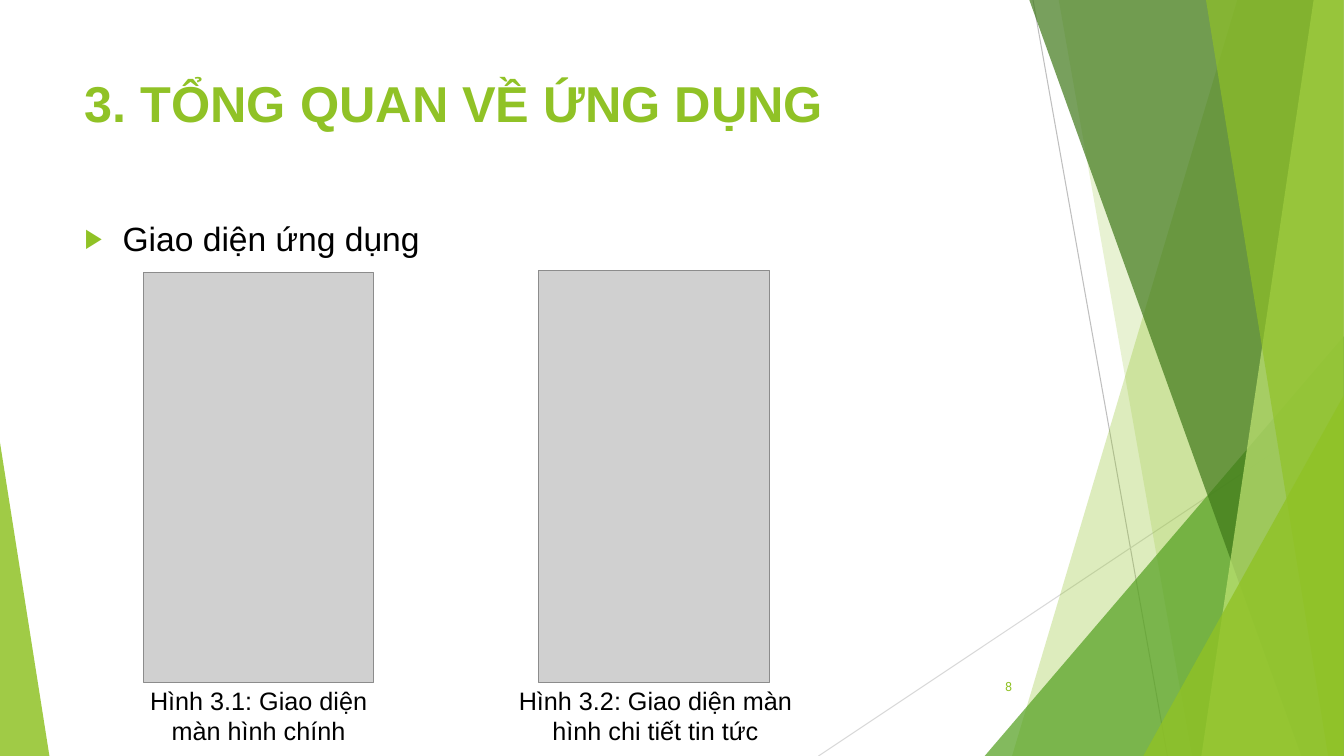
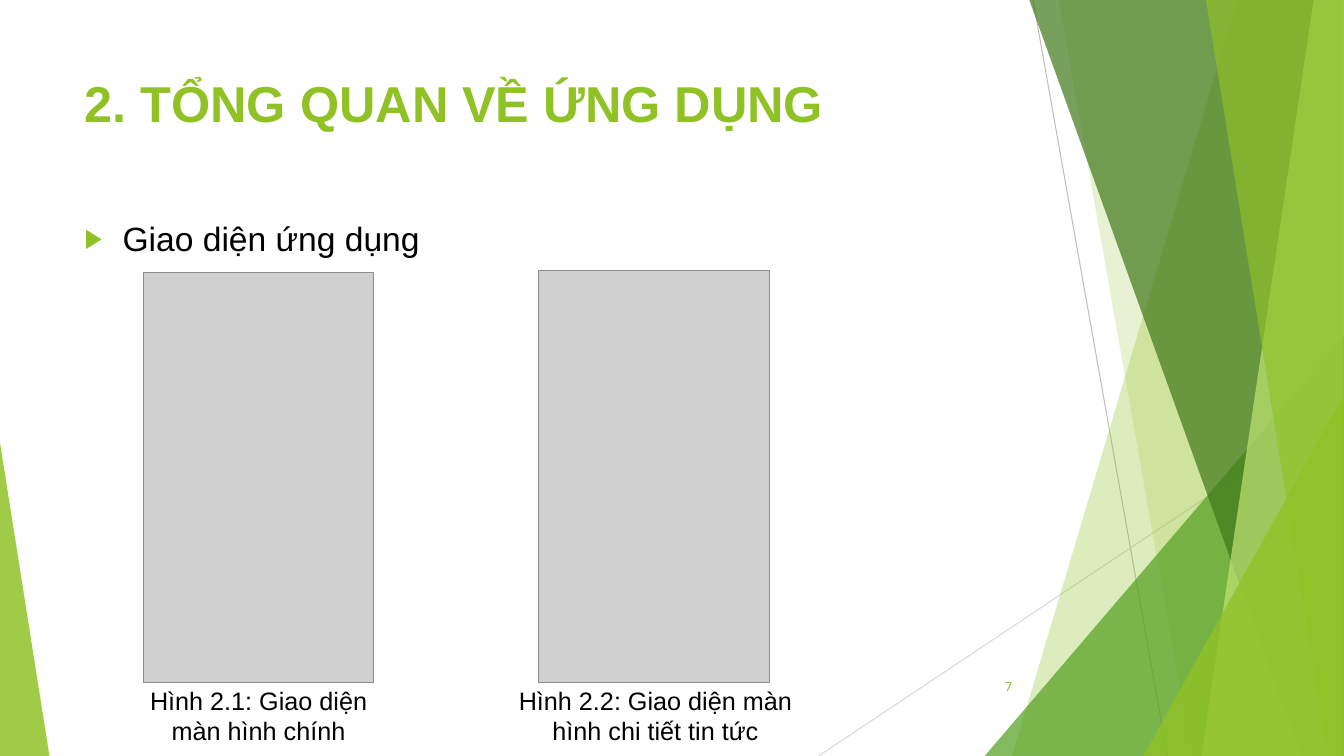
Before and after one commit to jangkyavn/BuiHoangAnh_1412101114, a slide deck: slide 7 of pp_BuiHoangAnh_1412101114.pptx (slide 8 before the commit). Drawn at 1344x756 pixels with LibreOffice and Linux fonts; fonts in the diff are those of the drawing; grey boxes stand for pictures. Boxes give left, top, right and bottom in pixels: in the first picture for what was removed or moved away, otherwise in the second. Text is boxed around its words. In the diff, an @@ line names an element or a change of style, - is before the commit and + after.

```diff
--- a/pp_BuiHoangAnh_1412101114.pptx
+++ b/pp_BuiHoangAnh_1412101114.pptx
@@ title at [85,82,823,132]: text changed @@
-3. TỔNG QUAN VỀ ỨNG DỤNG
+2. TỔNG QUAN VỀ ỨNG DỤNG
@@ page number at [1005,682,1012,691]: text changed @@
-8
+7
@@ text at [150,691,367,741]: text changed @@
-Hình 3.1: Giao diện màn hình chính
+Hình 2.1: Giao diện màn hình chính
@@ text at [519,691,792,741]: text changed @@
-Hình 3.2: Giao diện màn hình chi tiết tin tức
+Hình 2.2: Giao diện màn hình chi tiết tin tức
```
Also in this commit, not shown: 6 other slides changed, 2 slides added, 1 slide removed, 19 other files.
